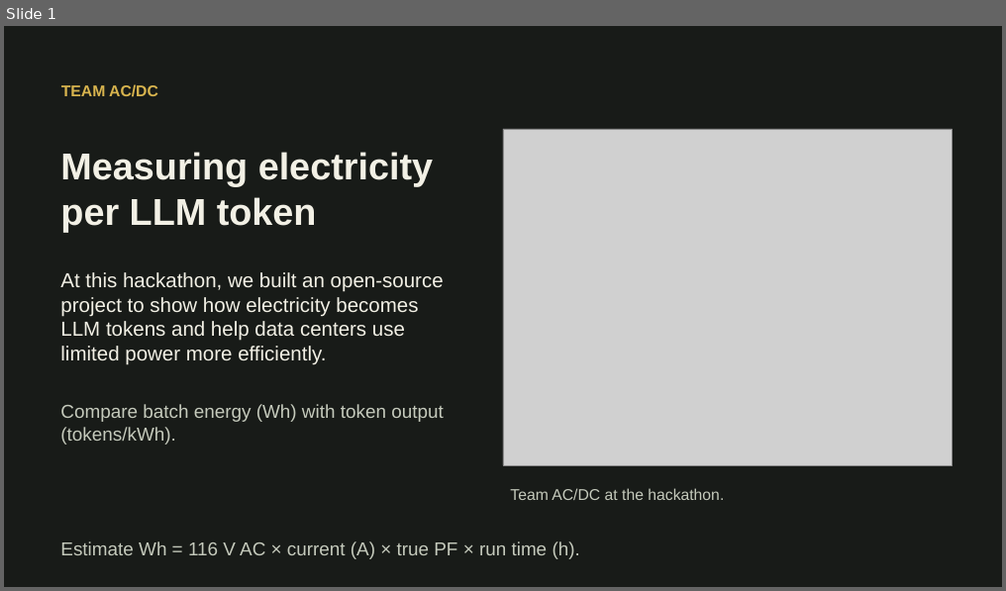
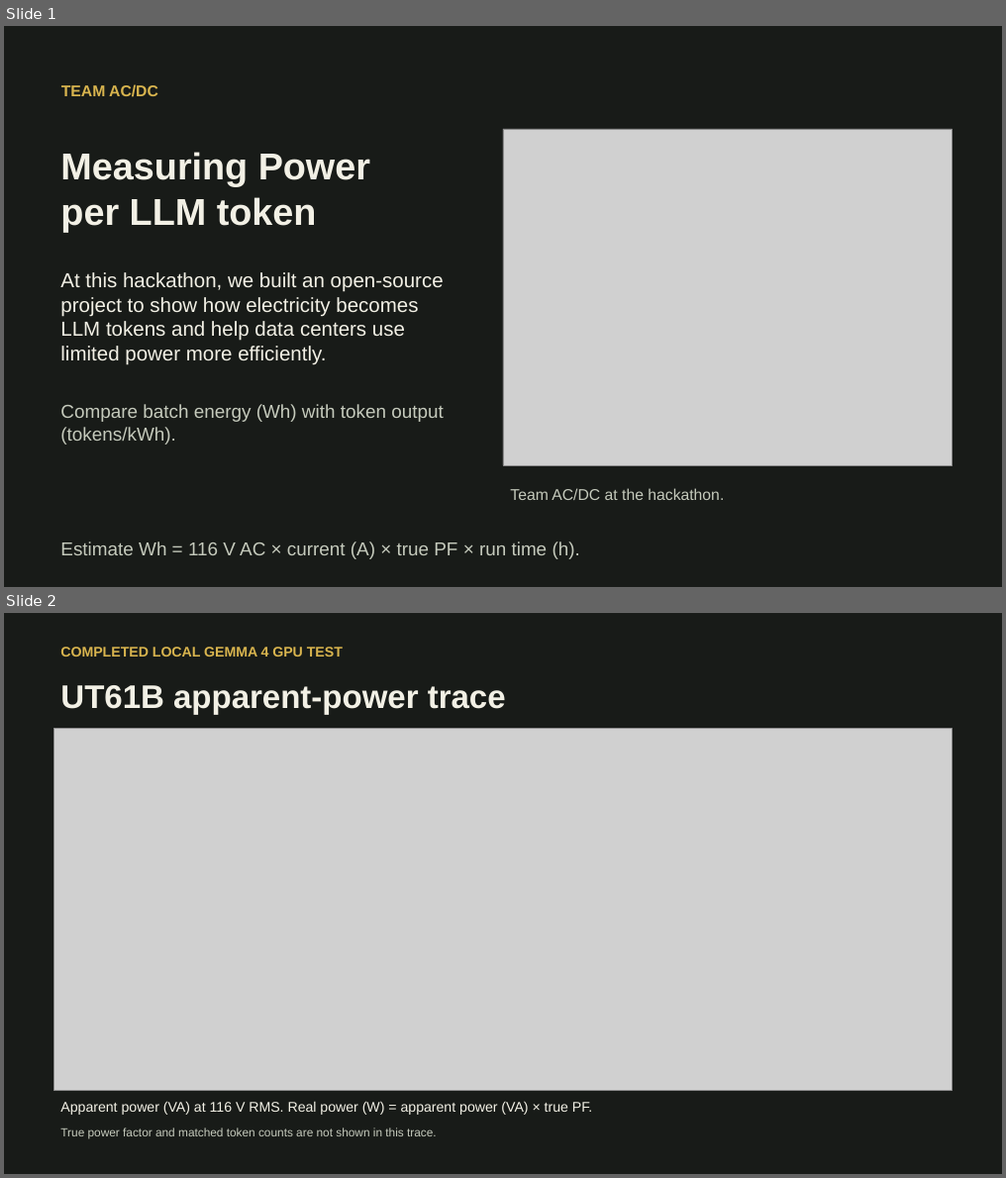
Before and after one commit to maxchamp2005-sudo/llm-energy-efficiency, a slide deck: docs/hackathon-pitch.pptx. Shown one above the other, each under a label of ours: slide 1 before the commit, slides 1 and 2 after it. The pictures are 1006x591 and 1006x1178 pixels, drawn with LibreOffice and Linux fonts; fonts in the diff are those of the drawing; grey boxes stand for pictures. Boxes give left, top, right and bottom in pixels: in the first picture for what was removed or moved away, otherwise in the second. Text is boxed around its words. In the diff, an @@ line names an element or a change of style, - is before the commit and + after.

Commit message:
Add hackathon measurement trace and update Power per LLM token pitch

```diff
--- a/docs/hackathon-pitch.pptx
+++ b/docs/hackathon-pitch.pptx
@@ slide 2 added at [4, 613, 1002, 1174], background #181B18 @@
@@ text added at [60, 647, 343, 657], 13.5 pt, text #D8B44E, bold @@
+COMPLETED LOCAL GEMMA 4 GPU TEST
@@ text added at [60, 685, 506, 715], 31.5 pt, text #F2F0E5, bold @@
+UT61B apparent-power trace
@@ picture added at [54, 728, 951, 1090] @@
@@ text added at [60, 1101, 592, 1115], 13.5 pt, text #F2F0E5 @@
+Apparent power (VA) at 116 V RMS. Real power (W) = apparent power (VA) × true PF.
@@ text added at [60, 1128, 437, 1139], 11.2 pt, text #C5CABC @@
+True power factor and matched token counts are not shown in this trace.
@@ slide 1 changed as well @@
@@ text at [60, 152, 370, 187]: text changed @@
-Measuring electricity
+Measuring Power
```
Also in this commit, not shown: 3 other slides changed, 1 slide removed, 12 other files.
